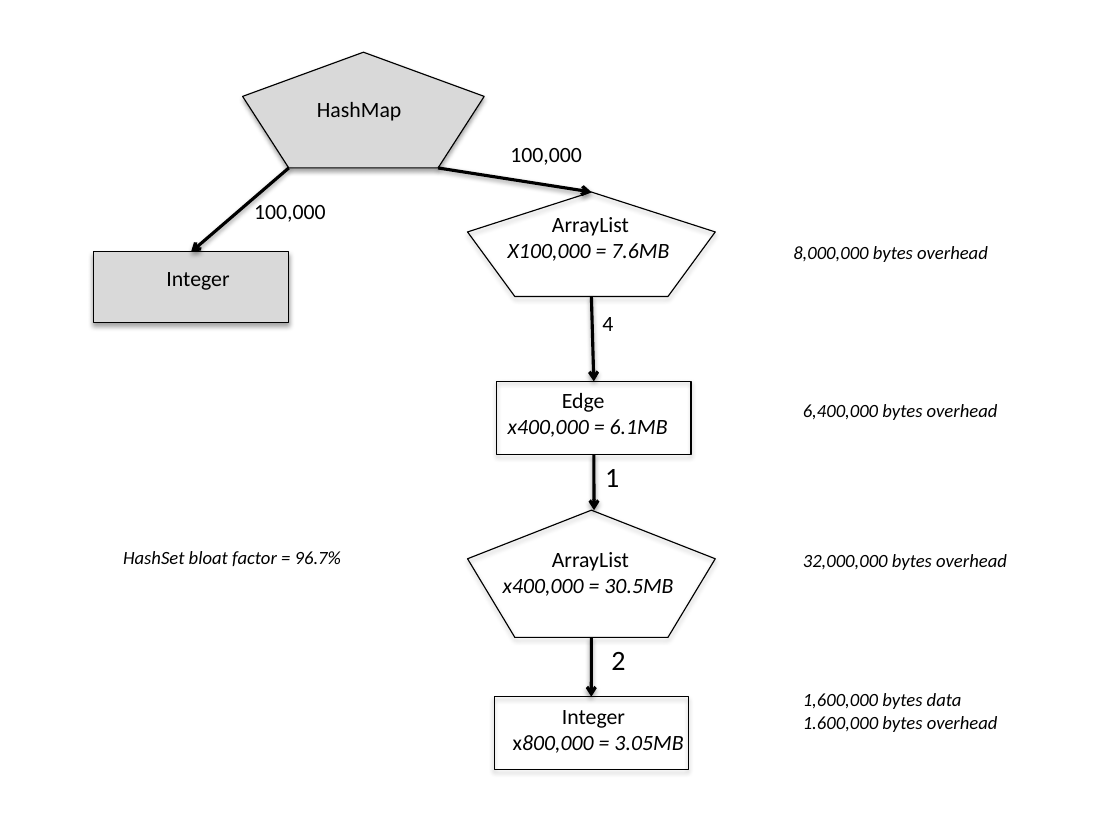
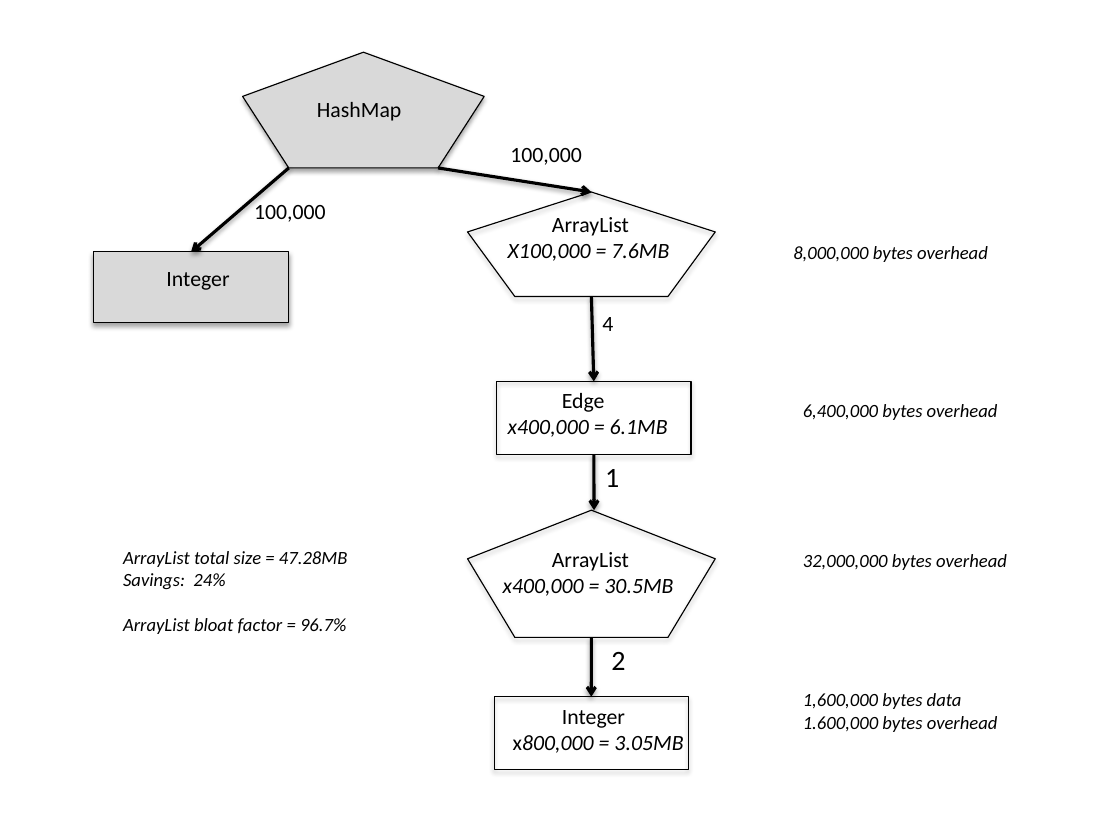
Before and after one commit to TheRuncibleTuner/bloatbook, a slide deck: slide 1 of part3/Figures/graph-arraylist.pptx. Drawn at 1120x840 pixels with LibreOffice and Linux fonts; fonts in the diff are those of the drawing. Boxes give left, top, right and bottom in pixels: in the first picture for what was removed or moved away, otherwise in the second. Text is boxed around its words. In the diff, an @@ line names an element or a change of style, - is before the commit and + after.

```diff
--- a/part3/Figures/graph-arraylist.pptx
+++ b/part3/Figures/graph-arraylist.pptx
@@ text at (123, 551, 348, 634): text changed @@
-HashSet bloat factor = 96.7%
+ArrayList total size = 47.28MB
+Savings: 24%
+ArrayList bloat factor = 96.7%
```
Also in this commit, not shown: 9 other files.
